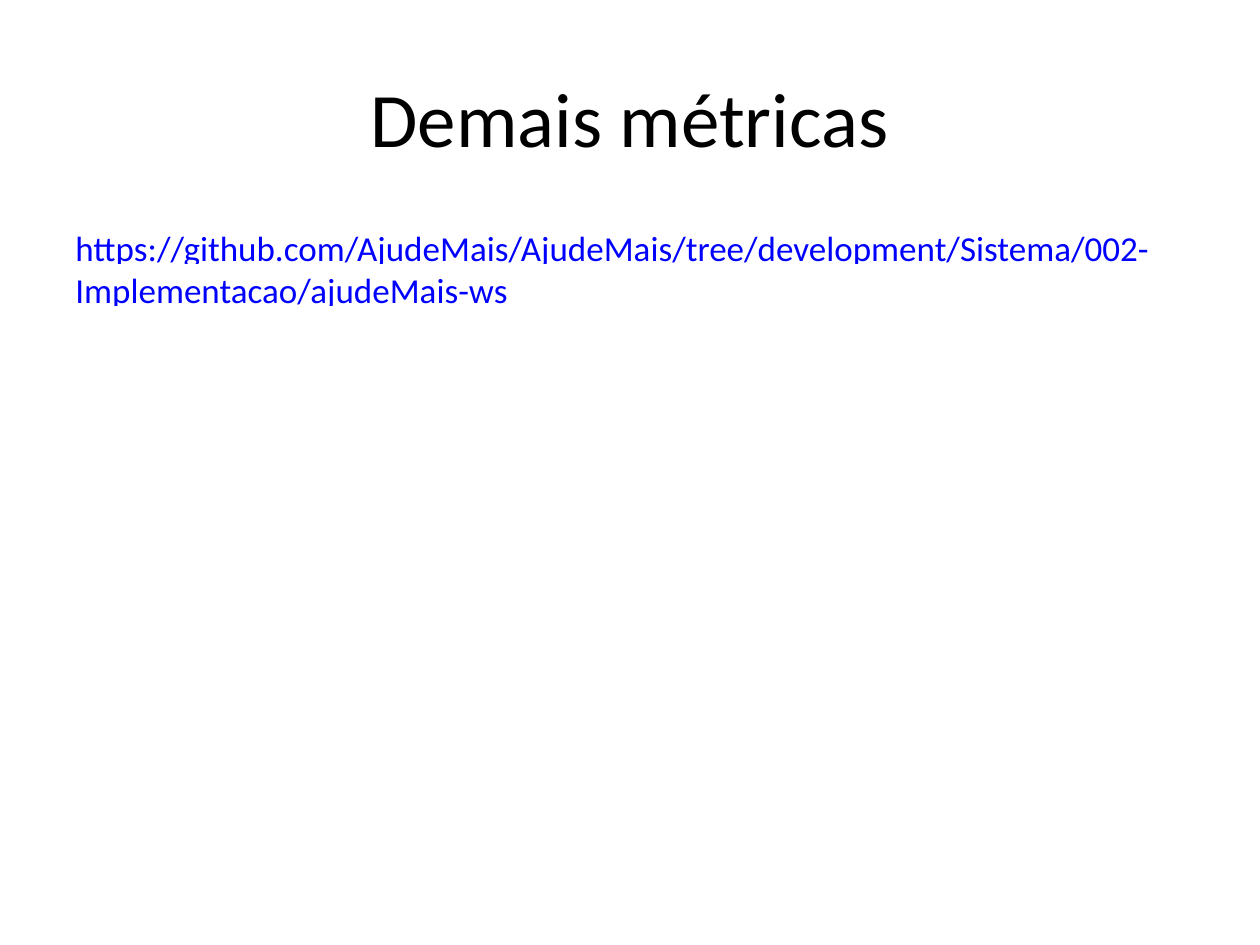
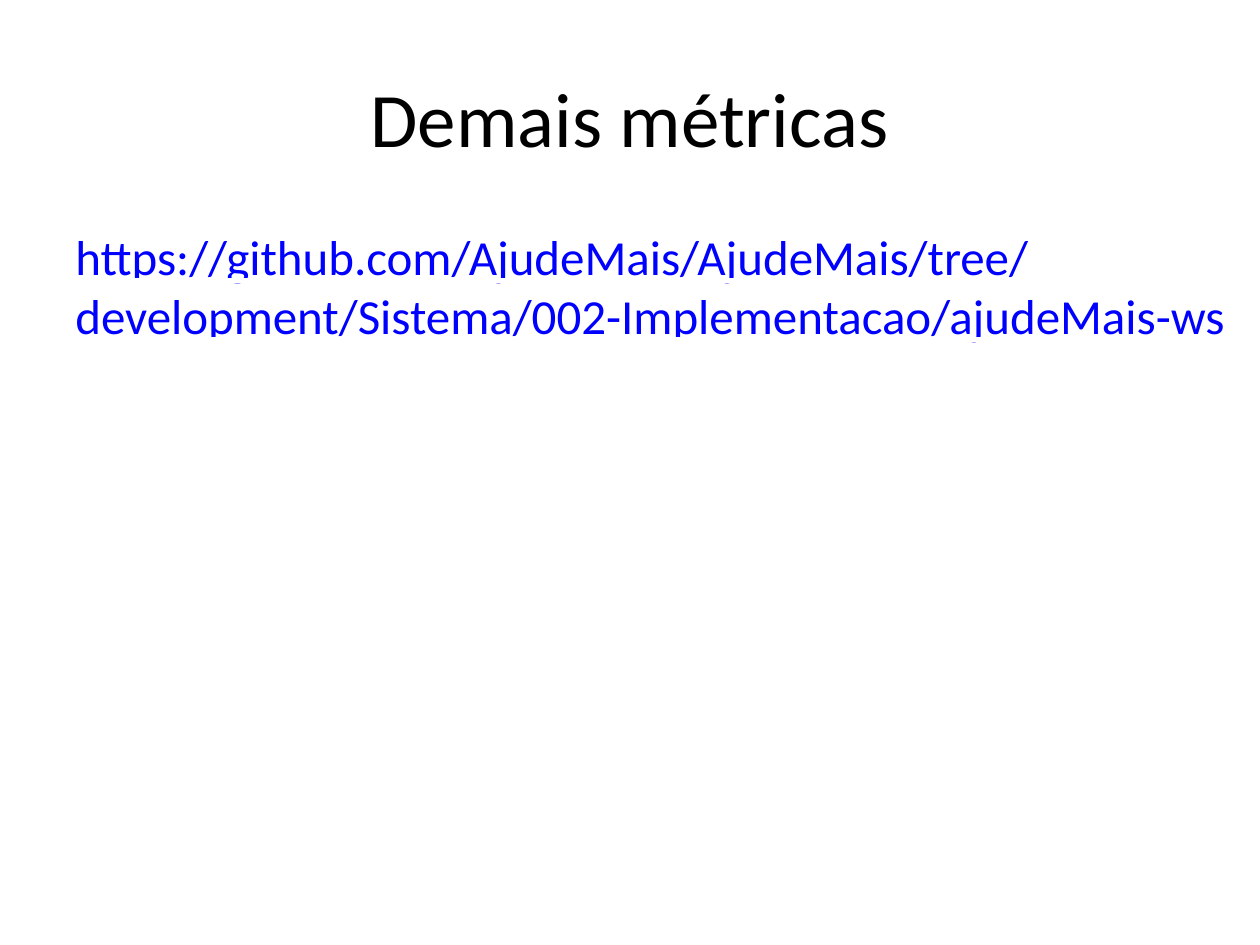
Before and after one commit to AjudeMais/ajudeMais-Projeto, a slide deck: slide 15 of Projeto-AjudeMais/002-Acompanhamento/Iteracao-02/ADR - apresentacao de resultados-IT02.pptx. Drawn at 1260x945 pixels with LibreOffice and Linux fonts; fonts in the diff are those of the drawing. Boxes give left, top, right and bottom in pixels: in the first picture for what was removed or moved away, otherwise in the second. Text is boxed around its words. In the diff, an @@ line names an element or a change of style, - is before the commit and + after.

```diff
--- a/Projeto-AjudeMais/002-Acompanhamento/Iteracao-02/ADR - apresentacao de resultados-IT02.pptx
+++ b/Projeto-AjudeMais/002-Acompanhamento/Iteracao-02/ADR - apresentacao de resultados-IT02.pptx
@@ text "https://github.com/AjudeMais/AjudeMais/tree/development/Sist ..." at (75, 241, 1224, 343): size 20 to 28 pt @@
```
Also in this commit, not shown: 3 other slides changed, 10 other files.
